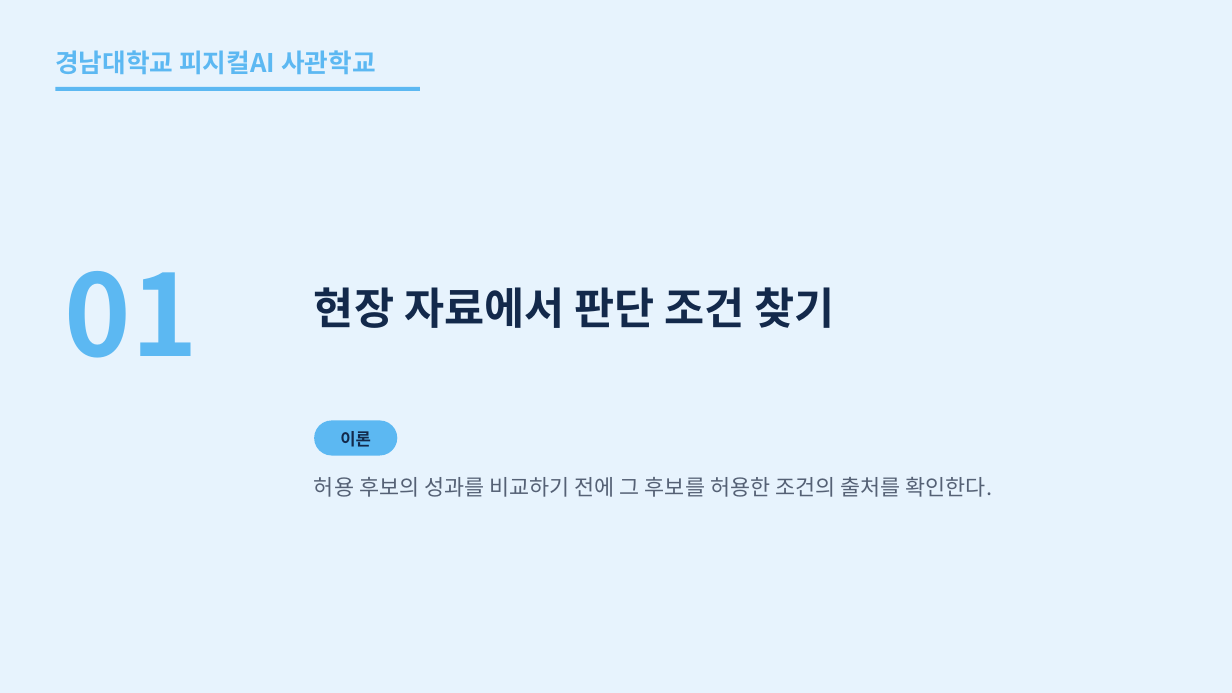
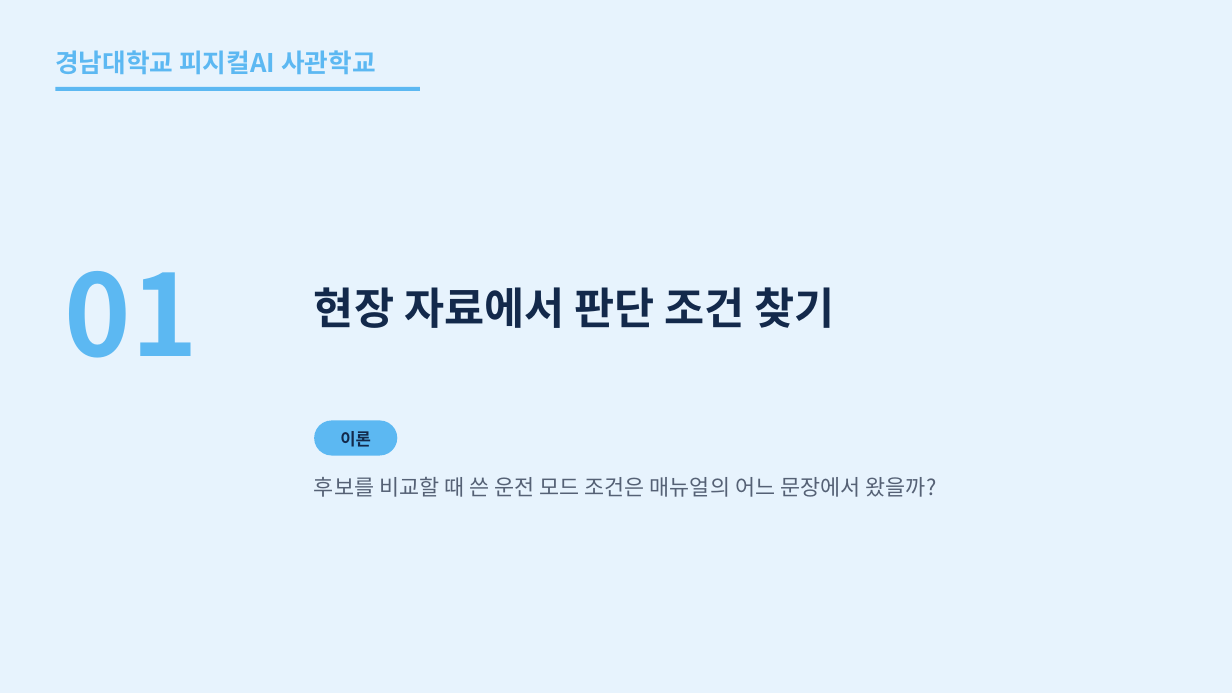
Before and after one commit to uengine-oss/hyd-iot-edu, a slide deck: slide 4 of workspace/강의제작/산출물/통합반/이론/04회차/통합반_04일차.pptx. Drawn at 1232x693 pixels with LibreOffice and Linux fonts; fonts in the diff are those of the drawing. Boxes give left, top, right and bottom in pixels: in the first picture for what was removed or moved away, otherwise in the second. Text is boxed around its words. In the diff, an @@ line names an element or a change of style, - is before the commit and + after.

Commit message:
통합반 온라인 4회차 4~10장의 작업 조건과 판본을 원문으로 대조

```diff
--- a/workspace/강의제작/산출물/통합반/이론/04회차/통합반_04일차.pptx
+++ b/workspace/강의제작/산출물/통합반/이론/04회차/통합반_04일차.pptx
@@ text at [314, 477, 936, 497]: text changed @@
-허용 후보의 성과를 비교하기 전에 그 후보를 허용한 조건의 출처를 확인한다.
+후보를 비교할 때 쓴 운전 모드 조건은 매뉴얼의 어느 문장에서 왔을까?
```
Also in this commit, not shown: 5 other slides changed, 5 other files.
